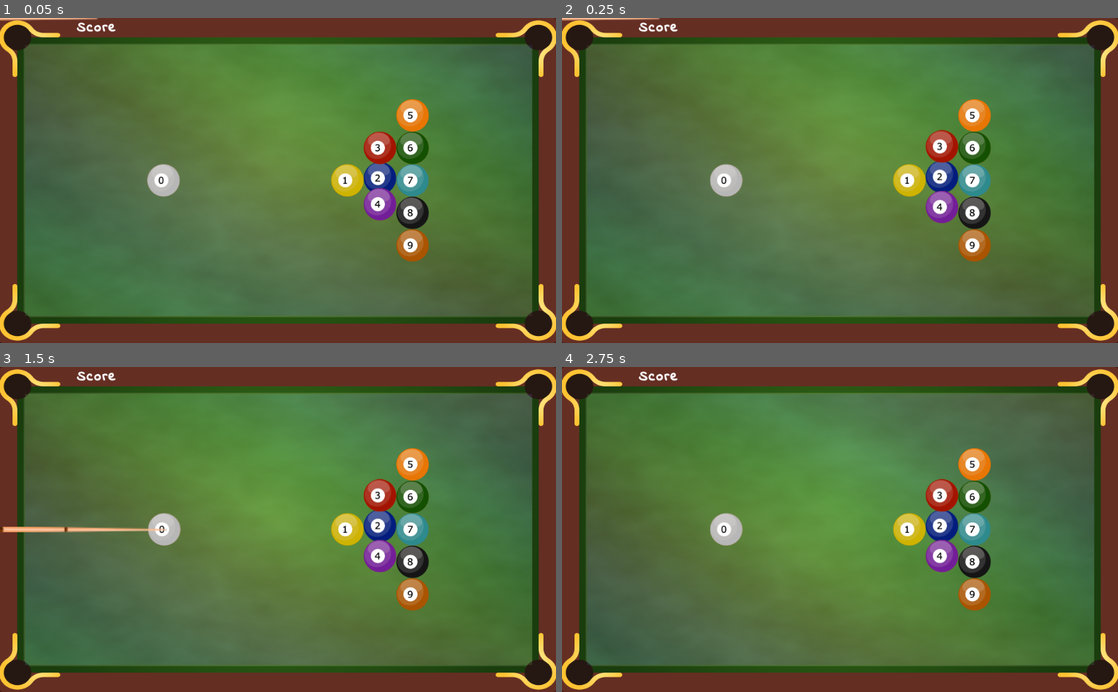
Above: before the commit, frames 1-4 (two rows, left to right).
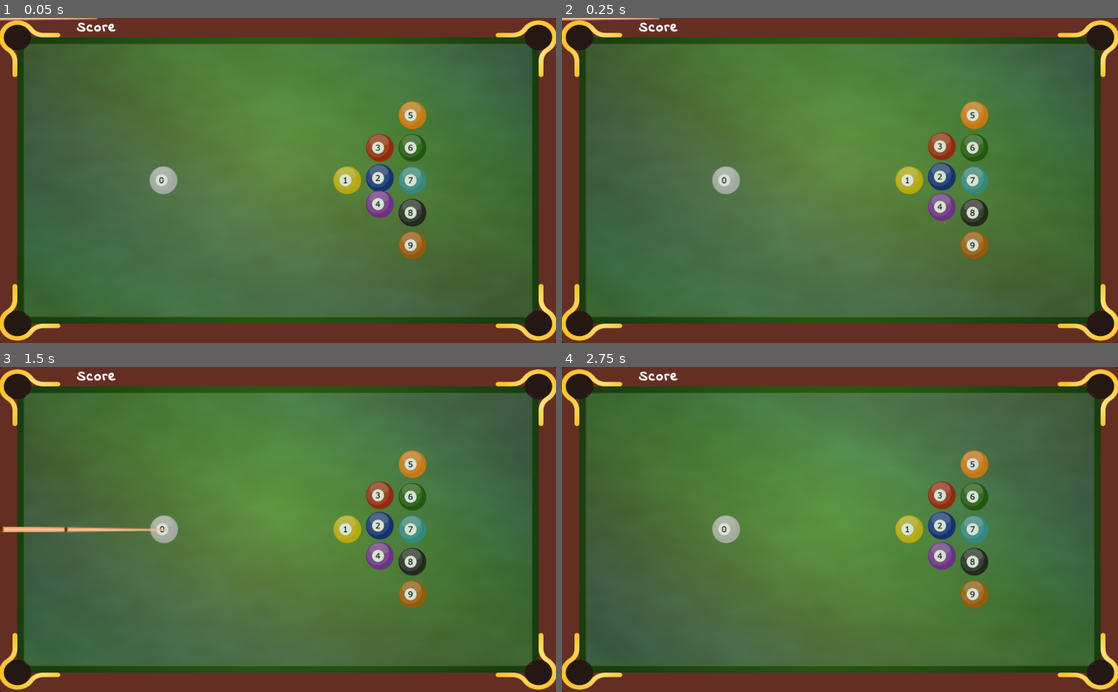
Above: after the commit, the same moments.

Repository: AlbertoPachecoDev/Fisica2D
Game: Godot game, scene res://Main.tscn
Two runs of this game, one before a commit and one after it. Both use one fixed random seed, a clock stepped at 60 frames per second and the inputs below.
Inputs (mouse positions are in pixels of both pictures, inside the frame that each line leads up to):
- Up to frame 1 (0.05 s): no input
- Up to frame 2 (0.25 s): no input
- Up to frame 3 (1.5 s): tap Enter at 0.5 s; move the mouse to (400, 513) at 0.52 s; press the mouse at (400, 513) at 0.53 s; tap Space at 1.25 s; move the mouse to (166, 545) at 1.27 s; release the mouse at (166, 545) at 1.28 s; click (166, 545) at 1.35 s
- Up to frame 4 (2.75 s): move the mouse to (895, 458) at 2.02 s; press the mouse at (895, 458) at 2.03 s

The runs differ from the first frame. In frame 1, 3.3% of the frame differs, in the area x 26-78%, y 25-75%; in frame 2, 3.4%; in frame 3, 3.5%; in frame 4, 3.5%.
Error before the commit: Invalid get index 'position' (on base: 'InputEventKey'). (res://Global.gd:89)
Error after the commit: Invalid get index 'position' (on base: 'InputEventKey'). (res://Global.gd:88)

Commit message:
Ver. 0.55 motion blur & images fixes
Motion blur shader tuning & bigger ball images
Taco initial impulse limited (clamped)
Balls damping tuning

Diff:
--- a/Global.gd
+++ b/Global.gd
@@ -41,7 +41,7 @@
 	Vector2(760,240), Vector2(760,300),
 	Vector2(760,360), Vector2(760,420)
 ]
-const MxDampCnt = 14
+const MxDampCnt = 50  # timer-activated damping times limit
 var screenH
 var screenW
 var level = 1
@@ -58,7 +58,6 @@
 onready var cue = preload("res://taco.tscn")
 var taco = null
 
-
 func _ready():
 	var scr = get_viewport_rect().size
 	screenW = scr.x
@@ -70,7 +69,7 @@
 func reset():
 	count_damp = 0
 	taco = cue.instance()
-	wtaco = taco.width() #$taco2.texture.get_width()
+	wtaco = taco.width()
 	taco.set_position(Vector2(100,300))
 	taco.visible = false
 	$taco2.visible = true
@@ -99,7 +98,6 @@
 		dragging = false
 		var drag_end = event.position
 		dir = drag_end - drag_start
-		#  $taco.impulse(dir*4)
 		var tween = get_node("taco2/tween")
 		tween.interpolate_property($taco2,'position',pos2,pos1,0.25,Tween.TRANS_LINEAR,Tween.EASE_OUT)
 		tween.start()
@@ -113,7 +111,6 @@
 func _on_tween_tween_all_completed():
 	$taco2.visible = false
 	taco.visible = true
-	#ball0.impulse(dir * 4)
 	taco.impulse(dir * 6)
 	$del_cue.start()
 
--- a/Global.tscn
+++ b/Global.tscn
@@ -37,11 +37,11 @@
 one_shot = true
 
 [node name="start_damp" type="Timer" parent="."]
-wait_time = 5.0
+wait_time = 3.0
 one_shot = true
 
 [node name="inc_damp" type="Timer" parent="."]
-wait_time = 0.5
+wait_time = 0.2
 
 [connection signal="tween_all_completed" from="taco2/tween" to="." method="_on_tween_tween_all_completed"]
 [connection signal="timeout" from="del_cue" to="." method="_on_del_cue_timeout"]
--- a/Main.gd
+++ b/Main.gd
@@ -10,8 +10,6 @@
 			b.mass += 2
 		b.id = i
 		b.name = "ball" + str(i)
-		# b.add_to_group("balls")
-		# get_tree().call_group("balls", "reset")
 		b.set_position(Global.POS[i])
 		b.get_node("sprite").set_texture(Global.Balls[i])
 		add_child(b)
--- a/ball.gd
+++ b/ball.gd
@@ -1,11 +1,11 @@
 extends RigidBody2D
 
-const BlurMx = 0.08
-const BlurDec = BlurMx / 28.0
+const BlurMx = Vector2(0.05, 0.0)
+const BlurDec = BlurMx.x / 250.0
+const BlurStop = 50 * BlurDec
 
 var id = 0
 
-#onready var no_effect = NodePath("sprite:use_parent_material") #$sprite.use_parent_material
 onready var shader = $sprite.material
 
 func _ready():
@@ -17,24 +17,18 @@
 	Global.connect("damp", self, "update_damp")
 	$sprite.use_parent_material = true
 
-
 func _integrate_forces(state):
 	var mag = state.linear_velocity.length()
-	if mag > 100.0:
-		if 	$sprite.use_parent_material:
+	if 	$sprite.use_parent_material:
+		if mag > 100.0:
 			$sprite.use_parent_material = false
-			shader.set_shader_param("quality", 3)
-			shader.set_shader_param("x", BlurMx)
+			shader.set_shader_param("dir", BlurMx)
 
 func reset():
 	angular_damp = -0.2
 	linear_damp = -0.5
 	sleeping = false # activate physics
 	$sprite.use_parent_material = true
-
-func impulse(amount):
-	self.apply_central_impulse(amount)
-	self.angular_velocity = amount.length() / 10
 
 # https://godotengine.org/qa/50866/detect-if-rigidbody-touching-colliding-with-another-object
 func _on_ball_body_entered(body):
@@ -45,13 +39,14 @@
 		$sound.play()
 
 func update_damp(count):
-	if linear_velocity.length() <= 3.0 or count >= Global.MxDampCnt:
-		sleeping = true # stop physics
-		$sprite.use_parent_material = true
-		#print("stopped "+str(id))
-	linear_damp  += 0.2
-	angular_damp += 0.1
-	var x = shader.get_shader_param("x")
-	if x > BlurDec:
-		x -= BlurDec
-		shader.set_shader_param("x", x)
+	if linear_velocity.length() <= 2.0 or count >= Global.MxDampCnt:
+		if not sleeping:
+			sleeping = true # stop physics
+			$sprite.use_parent_material = true
+	linear_damp  += 0.075
+	angular_damp += 0.055
+	if not $sprite.use_parent_material:
+		var v = shader.get_shader_param("dir")
+		if v.x > BlurStop:
+			v.x -= BlurDec
+			shader.set_shader_param("dir", v)
--- a/ball.tscn
+++ b/ball.tscn
@@ -52,11 +52,11 @@
 
 [sub_resource type="ShaderMaterial" id=3]
 shader = SubResource( 2 )
-shader_param/dir = Vector2( 0.02, 0 )
-shader_param/quality = 3
-shader_param/deform = Vector2( 0, 0 )
-shader_param/offset = Vector2( -0.5, -0.5 )
-shader_param/modulate = Color( 0, 0, 0, 0.501961 )
+shader_param/dir = Vector2( 0.06, 0 )
+shader_param/quality = 2
+shader_param/deform = Vector2( 2, 2 )
+shader_param/offset = Vector2( 4, 0 )
+shader_param/modulate = Color( 0, 0, 0, 0.584314 )
 
 [sub_resource type="CircleShape2D" id=4]
 radius = 28.103
@@ -73,6 +73,7 @@
 script = ExtResource( 2 )
 
 [node name="sprite" type="Sprite" parent="."]
+modulate = Color( 1, 1, 1, 0.784314 )
 material = SubResource( 3 )
 texture = ExtResource( 1 )
 __meta__ = {
@@ -80,6 +81,7 @@
 }
 
 [node name="CollisionShape2D" type="CollisionShape2D" parent="."]
+visible = false
 shape = SubResource( 4 )
 one_way_collision_margin = 2.0
 
--- a/table.tscn
+++ b/table.tscn
@@ -73,7 +73,7 @@
 }
 
 [node name="Shader" type="TextureRect" parent="."]
-modulate = Color( 0.639216, 1, 1, 0.360784 )
+modulate = Color( 0.34902, 0.827451, 1, 0.313726 )
 self_modulate = Color( 1, 1, 1, 0.498039 )
 material = SubResource( 2 )
 margin_left = 46.0
--- a/taco.gd
+++ b/taco.gd
@@ -1,4 +1,6 @@
 extends RigidBody2D
+
+const MaxVel = 4500
 
 func _ready():
 	gravity_scale = 0.0
@@ -7,5 +9,4 @@
 	return $sprite.texture.get_width()
 
 func impulse(amount):
-	apply_central_impulse(amount)
-	#set_axis_velocity(amount)
+	apply_central_impulse(amount.clamped(MaxVel))
Binary file changed: images/0.png
Binary file changed: images/1.png
Binary file changed: images/2.png
Binary file changed: images/3.png
Binary file changed: images/4.png
Binary file changed: images/5.png
Binary file changed: images/6.png
Binary file changed: images/7.png
Binary file changed: images/8.png
Binary file changed: images/9.png
Not shown, changed: README.md
